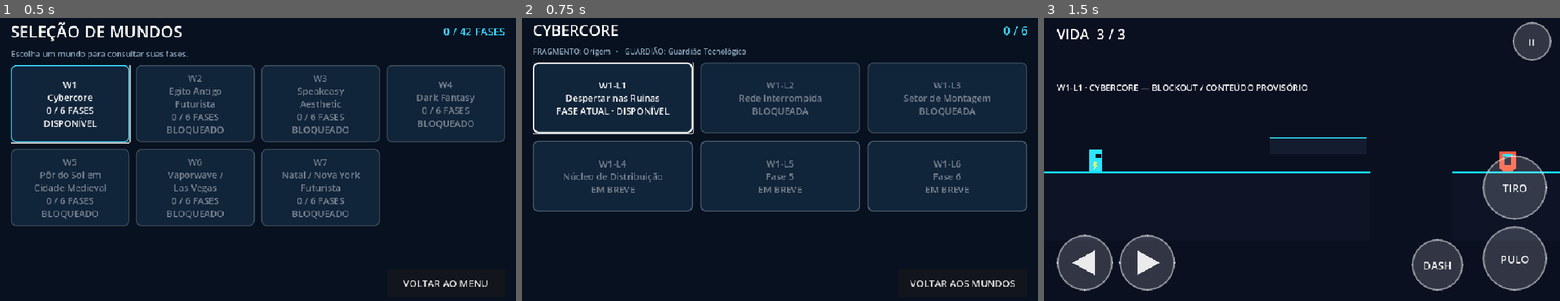
Above: before the commit, frames 1-3 (left to right).
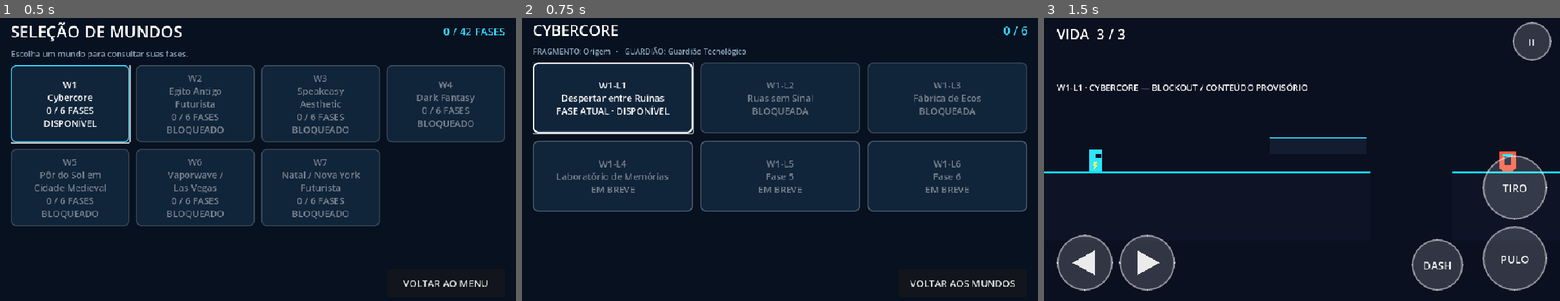
Above: after the commit, the same moments.

Repository: jyanzy19-yml/new-bolt-aventura
Game: Godot game, scene res://scenes/ui/phase_selection.tscn
Same seed, same stepped clock (60 frames per second), same inputs: the game is played once before the commit and once after it. This scene is started directly instead of the project's main scene.
Inputs:
- Up to frame 1 (0.5 s): no input
- Up to frame 2 (0.75 s): click "W1 Cybercore 0 / 6 FASES DISP…" at 0.5 s
- Up to frame 3 (1.5 s): click "W1-L1 Despertar nas Ruínas FA…" (after the commit: "W1-L1 Despertar entre Ruínas …") at 1.25 s

Frame 1 is identical in both runs. In frame 2, 1.0% of the frame differs, in the area x 6-91%, y 26-59%; in frame 3, nothing differs.

Commit message:
fix(campaign): align phase catalog with official atlas

Diff:
--- a/scripts/campaign/campaign_catalog.gd
+++ b/scripts/campaign/campaign_catalog.gd
@@ -13,10 +13,10 @@
 	"Rei Esquecido", "Guardião da Coroa", "Ilusionista Supremo", "Guardião do Inverno",
 ]
 const PHASE_TITLES: Dictionary = {
-	"W1-L1": "Despertar nas Ruínas",
-	"W1-L2": "Rede Interrompida",
-	"W1-L3": "Setor de Montagem",
-	"W1-L4": "Núcleo de Distribuição",
+	"W1-L1": "Despertar entre Ruínas",
+	"W1-L2": "Ruas sem Sinal",
+	"W1-L3": "Fábrica de Ecos",
+	"W1-L4": "Laboratório de Memórias",
 }
 const SCENE_PATHS: Dictionary = {
 	"W1-L1": "res://scenes/campaign/cybercore_w1_l1.tscn",
